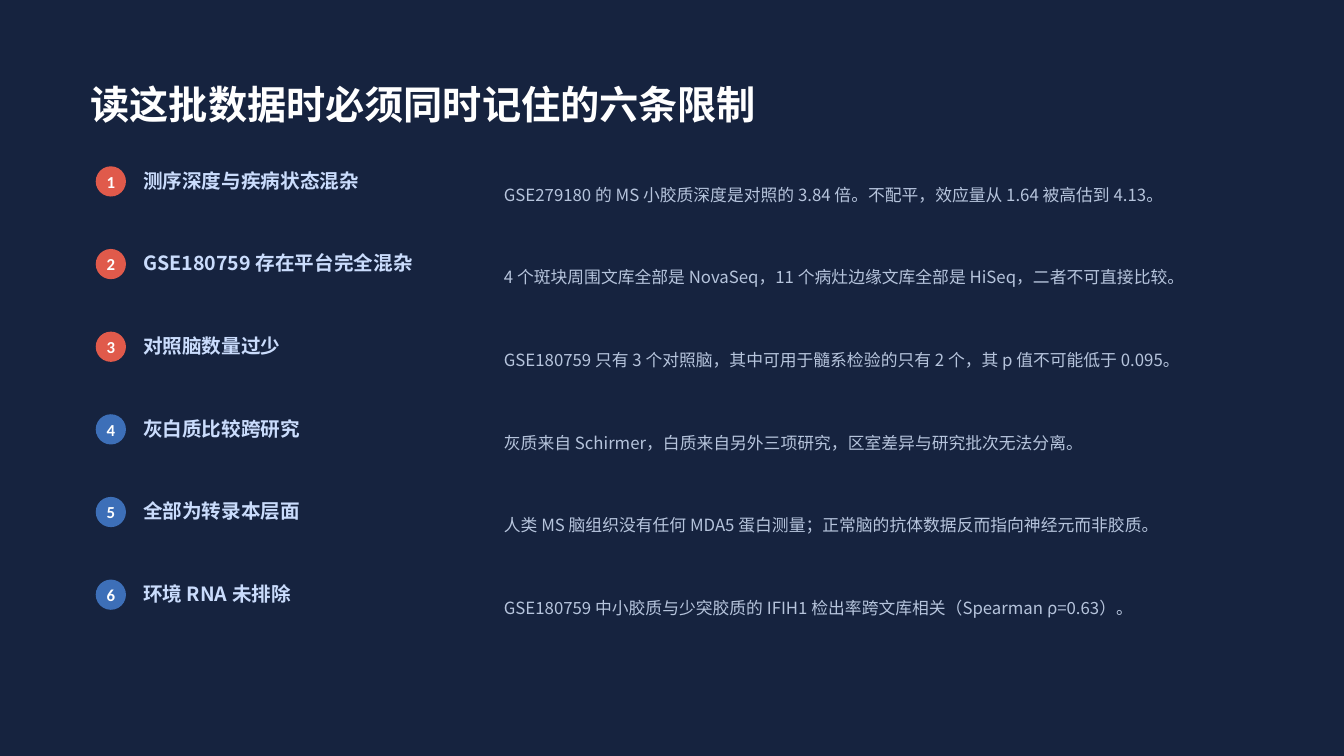
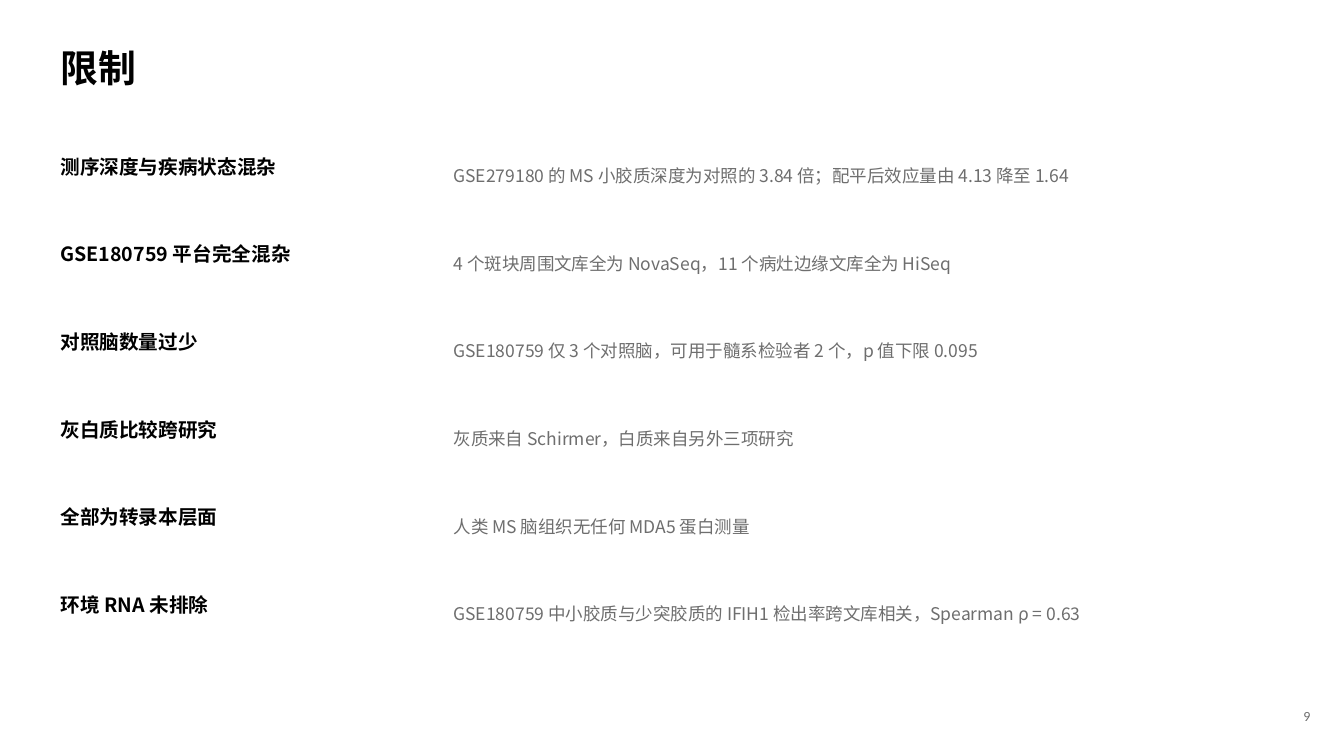
Before and after one commit to 7c96bzczcj-prog/aaa, a slide deck: slide 10 of results/mda5/MDA5_IFIH1_人脑与MS.pptx (slide 9 before the commit). Drawn at 1344x756 pixels with LibreOffice and Linux fonts; fonts in the diff are those of the drawing. Boxes give left, top, right and bottom in pixels: in the first picture for what was removed or moved away, otherwise in the second. Text is boxed around its words. In the diff, an @@ line names an element or a change of style, - is before the commit and + after.

```diff
--- a/results/mda5/MDA5_IFIH1_人脑与MS.pptx
+++ b/results/mda5/MDA5_IFIH1_人脑与MS.pptx
@@ background #16233F to #FFFFFF @@
@@ text added at [60,50,136,86], 27 pt, text #000000, bold @@
+限制
@@ text removed at [91,85,756,123] @@
-读这批数据时必须同时记住的六条限制
@@ text colour #CADCFC to #000000 in 5 elements at [60,420,217,439], [60,332,197,351], [60,507,217,526], [60,595,208,614], [60,157,276,176] @@
@@ text "测序深度与疾病状态混杂": place and size @@
-text "测序深度与疾病状态混杂" at [143,171,359,190]
+text "测序深度与疾病状态混杂" at [60,157,276,176]
@@ ellipse removed at [96,166,126,197] @@
@@ text removed at [107,177,115,188] @@
-1
@@ text at [454,167,1069,185]: text changed; size 12 to 12.5 pt; text colour #B6C4DC to #6E6E6E @@
-GSE279180 的 MS 小胶质深度是对照的 3.84 倍。不配平，效应量从 1.64 被高估到 4.13。
+GSE279180 的 MS 小胶质深度为对照的 3.84 倍；配平后效应量由 4.13 降至 1.64
@@ text at [60,244,291,263]: text changed; text colour #CADCFC to #000000 @@
-GSE180759 存在平台完全混杂
+GSE180759 平台完全混杂
@@ ellipse removed at [96,249,126,279] @@
@@ text removed at [107,259,115,270] @@
-2
@@ text at [454,255,951,274]: text changed; size 12 to 12.5 pt; text colour #B6C4DC to #6E6E6E @@
-4 个斑块周围文库全部是 NovaSeq，11 个病灶边缘文库全部是 HiSeq，二者不可直接比较。
+4 个斑块周围文库全为 NovaSeq，11 个病灶边缘文库全为 HiSeq
@@ text "对照脑数量过少": place and size @@
-text "对照脑数量过少" at [143,336,280,355]
+text "对照脑数量过少" at [60,332,197,351]
@@ ellipse removed at [96,332,126,362] @@
@@ text removed at [107,342,115,353] @@
-3
@@ text at [454,342,978,361]: text changed; size 12 to 12.5 pt; text colour #B6C4DC to #6E6E6E @@
-GSE180759 只有 3 个对照脑，其中可用于髓系检验的只有 2 个，其 p 值不可能低于 0.095。
+GSE180759 仅 3 个对照脑，可用于髓系检验者 2 个，p 值下限 0.095
@@ text "灰白质比较跨研究": place and size @@
-text "灰白质比较跨研究" at [143,419,300,438]
+text "灰白质比较跨研究" at [60,420,217,439]
@@ ellipse removed at [96,414,126,445] @@
@@ text removed at [107,425,115,436] @@
-4
@@ text at [454,430,793,447]: text changed; size 12 to 12.5 pt; text colour #B6C4DC to #6E6E6E @@
-灰质来自 Schirmer，白质来自另外三项研究，区室差异与研究批次无法分离。
+灰质来自 Schirmer，白质来自另外三项研究
@@ text "全部为转录本层面": place and size @@
-text "全部为转录本层面" at [143,501,300,520]
+text "全部为转录本层面" at [60,507,217,526]
@@ ellipse removed at [96,497,126,527] @@
@@ text removed at [107,507,115,518] @@
-5
@@ text at [454,518,750,535]: text changed; size 12 to 12.5 pt; text colour #B6C4DC to #6E6E6E @@
-人类 MS 脑组织没有任何 MDA5 蛋白测量；正常脑的抗体数据反而指向神经元而非胶质。
+人类 MS 脑组织无任何 MDA5 蛋白测量
@@ text "环境 RNA 未排除": place and size @@
-text "环境 RNA 未排除" at [143,584,291,603]
+text "环境 RNA 未排除" at [60,595,208,614]
@@ ellipse removed at [96,580,126,610] @@
@@ text removed at [107,589,115,601] @@
-6
@@ text at [454,605,1081,624]: text changed; size 12 to 12.5 pt; text colour #B6C4DC to #6E6E6E @@
-GSE180759 中小胶质与少突胶质的 IFIH1 检出率跨文库相关（Spearman ρ=0.63）。
+GSE180759 中小胶质与少突胶质的 IFIH1 检出率跨文库相关，Spearman ρ = 0.63
@@ text added at [1303,712,1310,721], 10 pt, text #6E6E6E @@
+9
```
Also in this commit, not shown: 3 other slides changed, 6 slides added, 5 slides removed, 10 other files.
